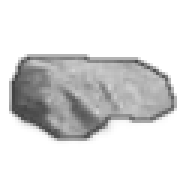
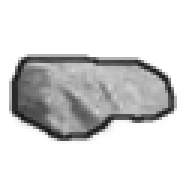
Two versions of the same layered image (180 x 180). Layer-by-layer changes:
painted on "line" over [12, 57, 174, 141]
